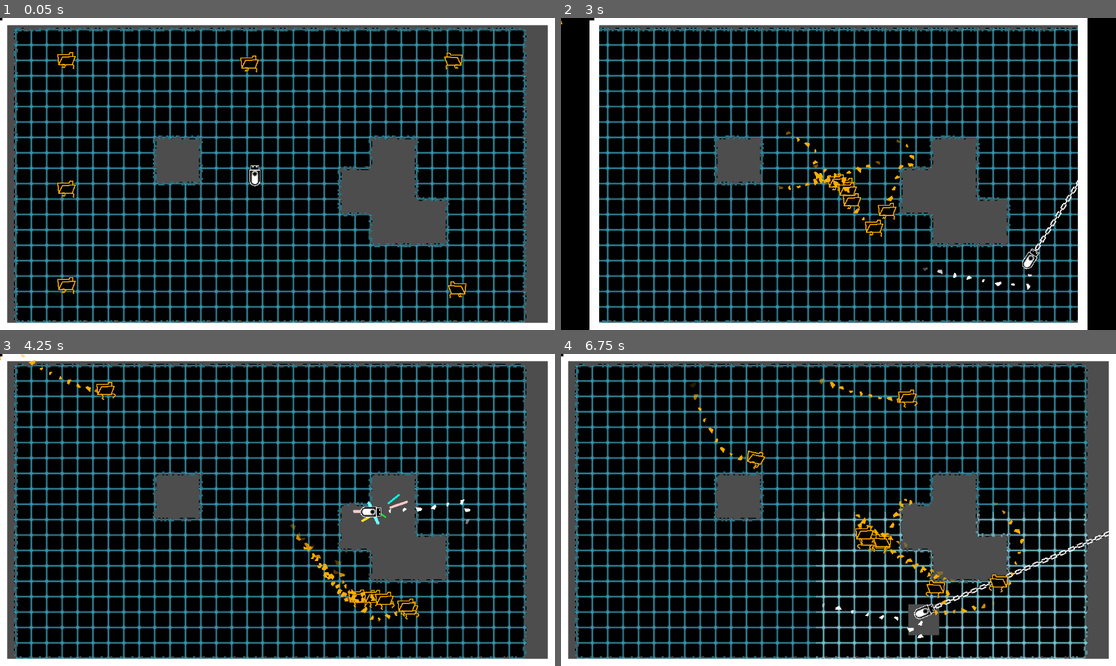
Above: before the commit, frames 1-4 (two rows, left to right).
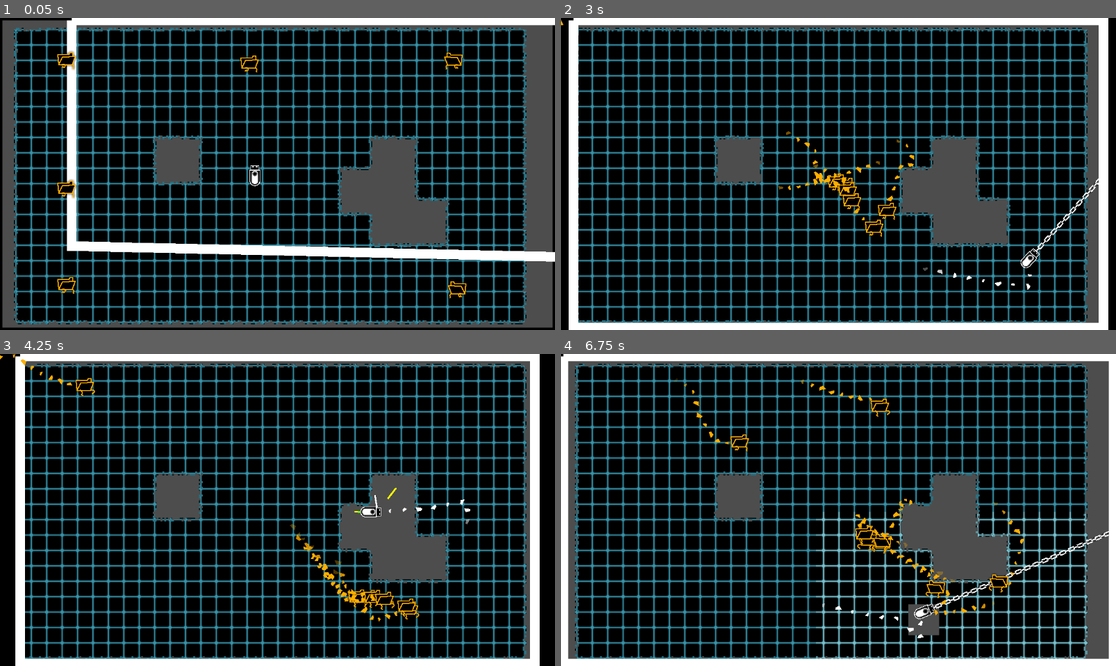
Above: after the commit, the same moments.

Repository: SomeSortOfSam/Hardest_Drive
Game: Godot game, scene res://scenes/gamplay.tscn
Same seed, same stepped clock (60 frames per second), same inputs: the game is played once before the commit and once after it. Sound files missing from this copy of the repository are replaced by a short silence.
Inputs (mouse positions are in pixels of both pictures, inside the frame that each line leads up to):
- Up to frame 1 (0.05 s): no input
- Up to frame 2 (3 s): move the mouse to (960, 158) at 0.52 s; hold D (player_right) 0.53-1.28 s; click (960, 158) at 0.67 s; move the mouse to (727, 189) at 1.27 s; hold S (player_down) 1.28-2.03 s; move the mouse to (894, 105) at 2.02 s; hold D (player_right) 2.03-2.78 s; move the mouse to (810, 236) at 2.77 s; hold W (player_up) from 2.78 s (still down); click (810, 236) at 2.92 s
- Up to frame 3 (4.25 s): move the mouse to (444, 556) at 3.52 s; release W (player_up) at 3.53 s; hold A (player_left) from 3.53 s (still down); tap Space (reset_screen) at 4.15 s
- Up to frame 4 (6.75 s): move the mouse to (672, 463) at 4.27 s; move the mouse to (866, 510) at 5.02 s; release A (player_left) at 5.03 s; hold S (player_down) 5.03-5.78 s; click (866, 510) at 5.17 s; move the mouse to (755, 432) at 5.77 s; hold D (player_right) 5.78-6.53 s; move the mouse to (960, 494) at 6.52 s; hold W (player_up) from 6.53 s (still down)

The runs differ from the first frame. In frame 1, 9.3% of the frame differs, in the area x 0-100%, y 0-100%; in frame 2, 9.7%, in the area x 0-99%, y 0-100%; in frame 3, 9.3%; in frame 4, 0.7%.

Commit message:
Made aspect lerp
closes #1

Diff:
--- a/scenes/enemy.tscn
+++ b/scenes/enemy.tscn
@@ -1,8 +1,10 @@
-[gd_scene load_steps=19 format=3 uid="uid://c0bavsp5m5qge"]
+[gd_scene load_steps=21 format=3 uid="uid://c0bavsp5m5qge"]
 
 [ext_resource type="Script" path="res://scripts/enemy.gd" id="1_qmkjd"]
 [ext_resource type="Texture2D" uid="uid://dt4j3ychg873b" path="res://assets/file_run.png" id="2_7qneq"]
 [ext_resource type="Texture2D" uid="uid://dwgutp6ehtqx0" path="res://assets/ParticleShard.png" id="2_enmir"]
+[ext_resource type="AudioStream" uid="uid://dqewh7kih778h" path="res://assets/File death part 2.wav" id="3_dd0ee"]
+[ext_resource type="AudioStream" uid="uid://ckn1wvc1tiuvb" path="res://assets/File death V1.wav.wav" id="4_3ixgn"]
 [ext_resource type="Texture2D" uid="uid://bur7qpu0h6ixl" path="res://assets/ParticleHazard.png" id="4_150kn"]
 [ext_resource type="AudioStream" uid="uid://cayshnd7c32ky" path="res://assets/Death sound effect.mp3" id="5_vsbux"]
 
@@ -126,6 +128,7 @@
 texture_filter = 1
 collision_mask = 0
 script = ExtResource("1_qmkjd")
+death_sounds = Array[AudioStream]([ExtResource("5_vsbux"), ExtResource("3_dd0ee"), ExtResource("4_3ixgn")])
 
 [node name="WalkDust" type="GPUParticles2D" parent="."]
 position = Vector2(0, 9)
--- a/scripts/EnemySpawner.gd
+++ b/scripts/EnemySpawner.gd
@@ -1,5 +1,6 @@
 extends Area2D
 @export var enemy_scene : PackedScene
+
 func _on_area_exited(area):
 	call_deferred("spawn_enemy")
 
--- a/scripts/border_camera.gd
+++ b/scripts/border_camera.gd
@@ -11,6 +11,7 @@
 
 var minimum_inner_rect : Rect2
 var inner_rect : Rect2
+
 
 func _ready():
 	call_deferred("call_deferred","recalculate_offsets")
@@ -35,6 +36,20 @@
 	polygon.append_array(inner_line)
 	polygon.append(Vector2.ZERO)
 
+	var old_polygon = render_polygon.polygon
+	var old_points = border_line.points
+
+	create_tween().tween_method(func(percent : float): set_polygon(lerp_packed_vector_2_array(old_polygon,polygon,percent),lerp_packed_vector_2_array(old_points,inner_line,percent)),0.0,1.0,.2)
+
+func lerp_packed_vector_2_array(start : PackedVector2Array, end : PackedVector2Array, percent : float) -> PackedVector2Array:
+	if start.size() != end.size():
+		return end
+	var output := PackedVector2Array()
+	for index in start.size():
+		output.append(lerp(start[index],end[index],percent))
+	return output
+
+func set_polygon(polygon : PackedVector2Array, inner_line : PackedVector2Array):
 	render_polygon.polygon = polygon
 	area_collision_polygon.polygon = polygon
 	body_collision_polygon.polygon = polygon
--- a/scripts/enemy.gd
+++ b/scripts/enemy.gd
@@ -4,6 +4,7 @@
 var movement_target_position: Vector2 = Vector2(60.0,180.0)
 
 @export var nav_enabled := false
+@export var death_sounds : Array[AudioStream]
 
 @onready var navigation_agent: NavigationAgent2D = $NavigationAgent2D
 @onready var player = $"../TileMap/Player"
@@ -64,6 +65,7 @@
 	call_deferred("disable_hitbox")
 	nav_enabled = false
 	animator.play("Destroy")
+	death_sound.stream = death_sounds.pick_random()
 	death_sound.play()
 	await animator.animation_finished
 	if death_sound.playing:
@@ -78,7 +80,6 @@
 
 func _on_hurt_box_area_entered(area : Area2D):
 	if area.collision_layer == 1 and nav_enabled:
-		print(sprite.is_visible_in_tree())
 		die()
 		return
 	velocity += (global_position - area.global_position).normalized() * movement_speed * 3
--- a/scripts/player.gd
+++ b/scripts/player.gd
@@ -89,7 +89,12 @@
 	rotation = deg_to_rad(round(rad_to_deg(rotation)))
 	var transition := Vector2(cos(rotation), sin(rotation))
 	transition *= Vector2(get_parent().tile_set.tile_size)
-	while_harpoon_out(to_global(chain.points[0]) + transition)
+	var current = to_global(chain.points[0])
+	var target = to_global(chain.points[0]) + transition
+	harpoon_tween.kill()
+	harpoon_tween = create_tween()
+	harpoon_tween.tween_method(func(percent : float): chain.points[0] = lerp(to_local(current),to_local(target),percent),0.0,1.0,.2)
+	harpoon_tween.tween_callback(while_harpoon_out.bind(target))
 	animator.play("Pull")
 
 func add_hit_fx():
Not shown, added: assets/File death V1.wav.wav.import
Not shown, added: assets/File death part 2.wav.import
Not shown, added: assets/File death V1.wav.wav
Not shown, added: assets/File death part 2.wav
